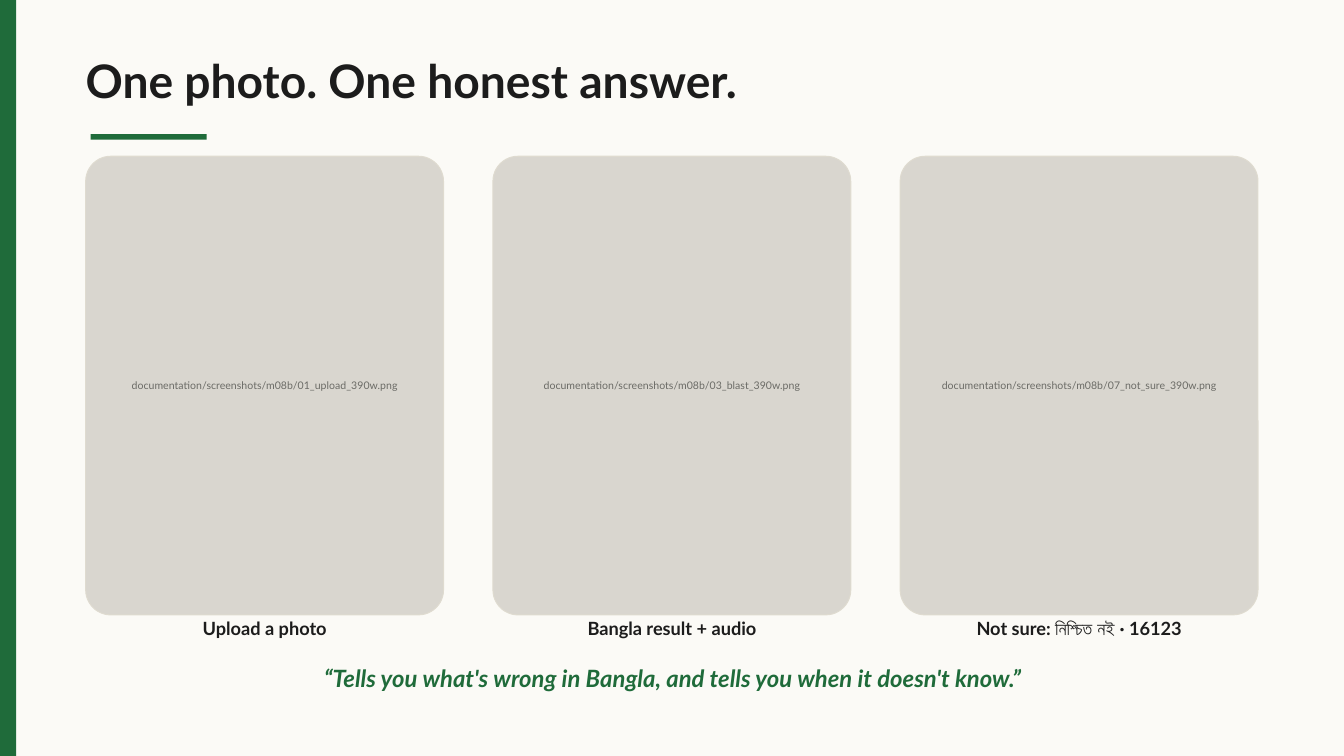
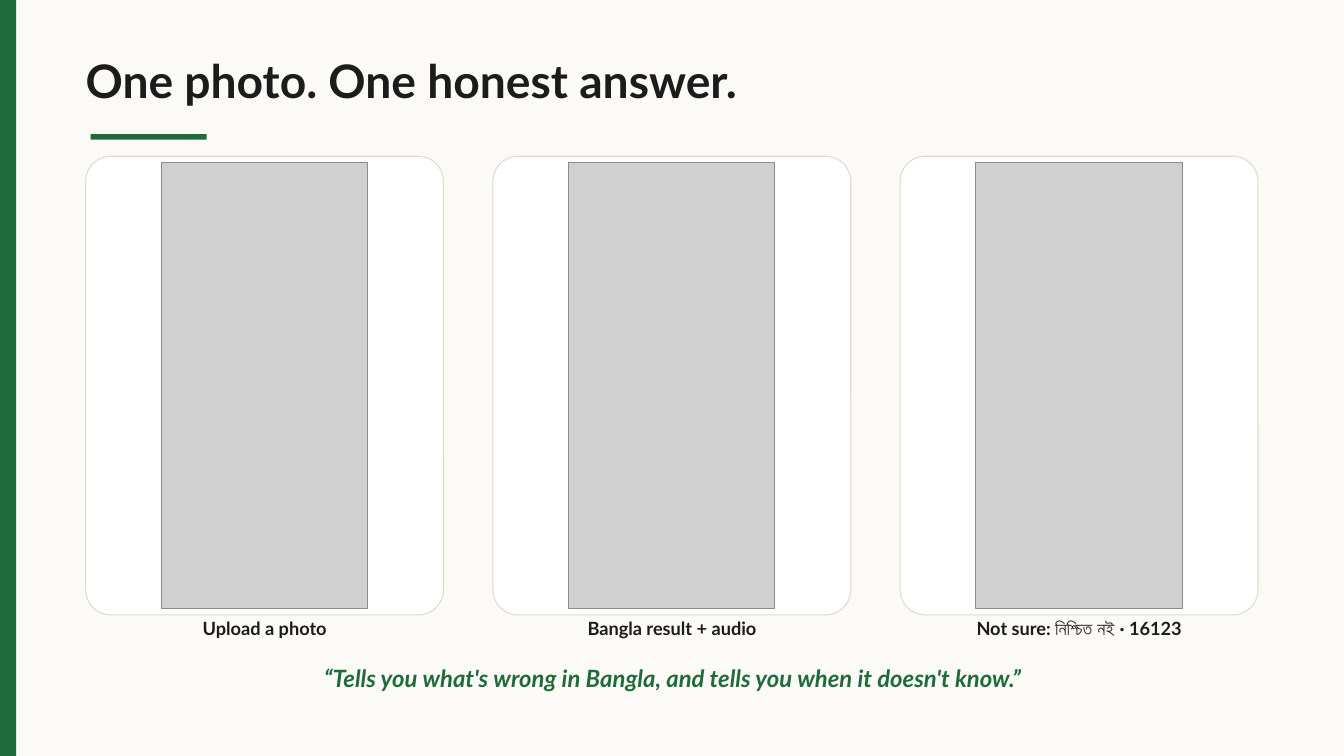
Before and after one commit to masumcit44/AgroLeaf-AI, a slide deck: slide 2 of documentation/submission/AgroLeaf_AI_deck_v1.pptx. Drawn at 1344x756 pixels with LibreOffice and Linux fonts; fonts in the diff are those of the drawing; grey boxes stand for pictures. Boxes give left, top, right and bottom in pixels: in the first picture for what was removed or moved away, otherwise in the second. Text is boxed around its words. In the diff, an @@ line names an element or a change of style, - is before the commit and + after.

Commit message:
fix(submission): point deck at the real m08b screenshot files
Why: the generator referenced screenshot names that do not exist, so
slide 2 showed grey placeholders instead of the actual app screens.

```diff
--- a/documentation/submission/AgroLeaf_AI_deck_v1.pptx
+++ b/documentation/submission/AgroLeaf_AI_deck_v1.pptx
@@ picture added at [161,162,368,609] @@
@@ picture added at [569,162,775,609] @@
@@ fill #D9D6CF to #FFFFFF in 3 elements at [86,156,444,615], [493,156,851,615], [900,156,1258,615] @@
@@ picture added at [976,162,1183,609] @@
@@ text removed at [132,381,398,391] @@
-documentation/screenshots/m08b/01_upload_390w.png
@@ text removed at [544,381,800,391] @@
-documentation/screenshots/m08b/03_blast_390w.png
@@ text removed at [942,381,1216,391] @@
-documentation/screenshots/m08b/07_not_sure_390w.png
```
Also in this commit, not shown: 1 other file.
